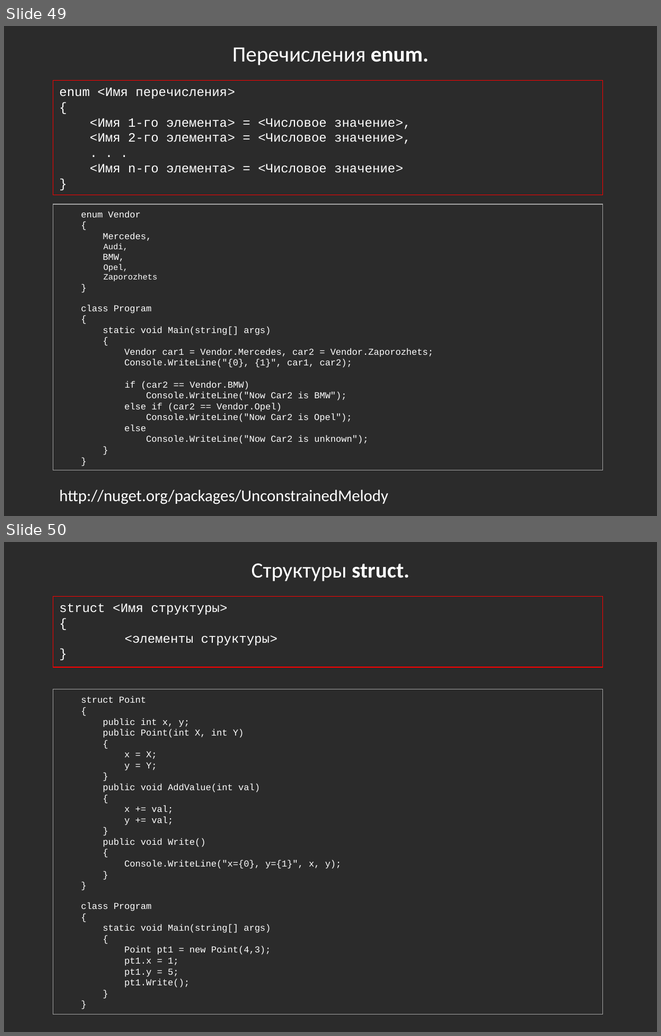
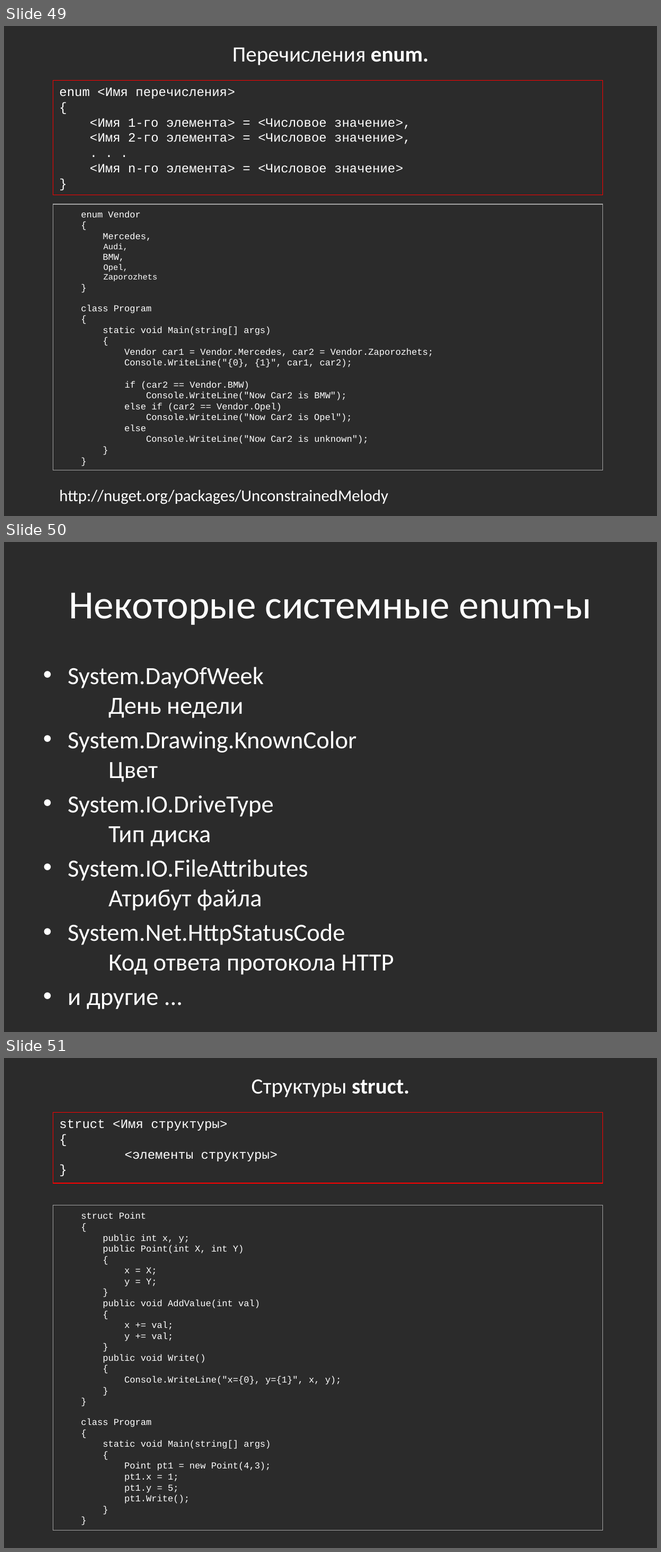
Before and after one commit to bazile/Training, a slide deck: Presentation/lesson-01.pptx. Shown one above the other, each under a label of ours: slides 49 and 50 before the commit, slides 49, 50 and 51 after it. The pictures are 661x1036 and 661x1552 pixels, drawn with LibreOffice and Linux fonts; fonts in the diff are those of the drawing; background and template pictures are left out; a plain dark background stands for a picture behind light text. Boxes give left, top, right and bottom in pixels: in the first picture for what was removed or moved away, otherwise in the second. Text is boxed around its words. In the diff, an @@ line names an element or a change of style, - is before the commit and + after.

Commit message:
Examples of system enums

```diff
--- a/Presentation/lesson-01.pptx
+++ b/Presentation/lesson-01.pptx
@@ slide 50 added at (4, 542, 657, 1032), background picture (left out) @@
@@ title added at (69, 592, 592, 625), 44 pt, text #FFFFFF @@
+Некоторые системные enum-ы
@@ text added at (68, 667, 394, 974), 27.2 pt, text #FFFFFF @@
+• System.DayOfWeek
+  День недели
+• System.Drawing.KnownColor
+  Цвет
+• System.IO.DriveType
+  Тип диска
+• System.IO.FileAttributes
+  Атрибут файла
+• System.Net.HttpStatusCode
+  Код ответа протокола HTTP
+• и другие ...
@@ what was slide 50 is now slide 51 @@
```
Also in this commit, not shown: 1 slide changed.
